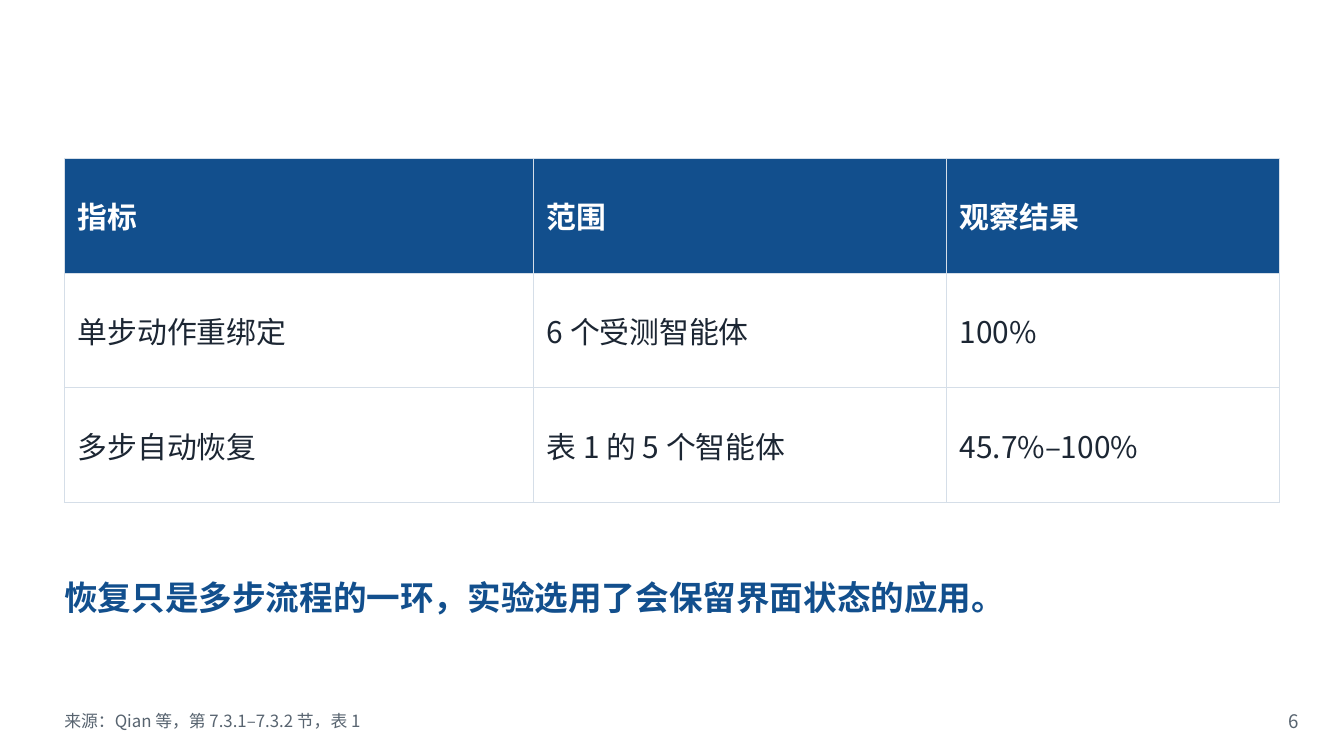
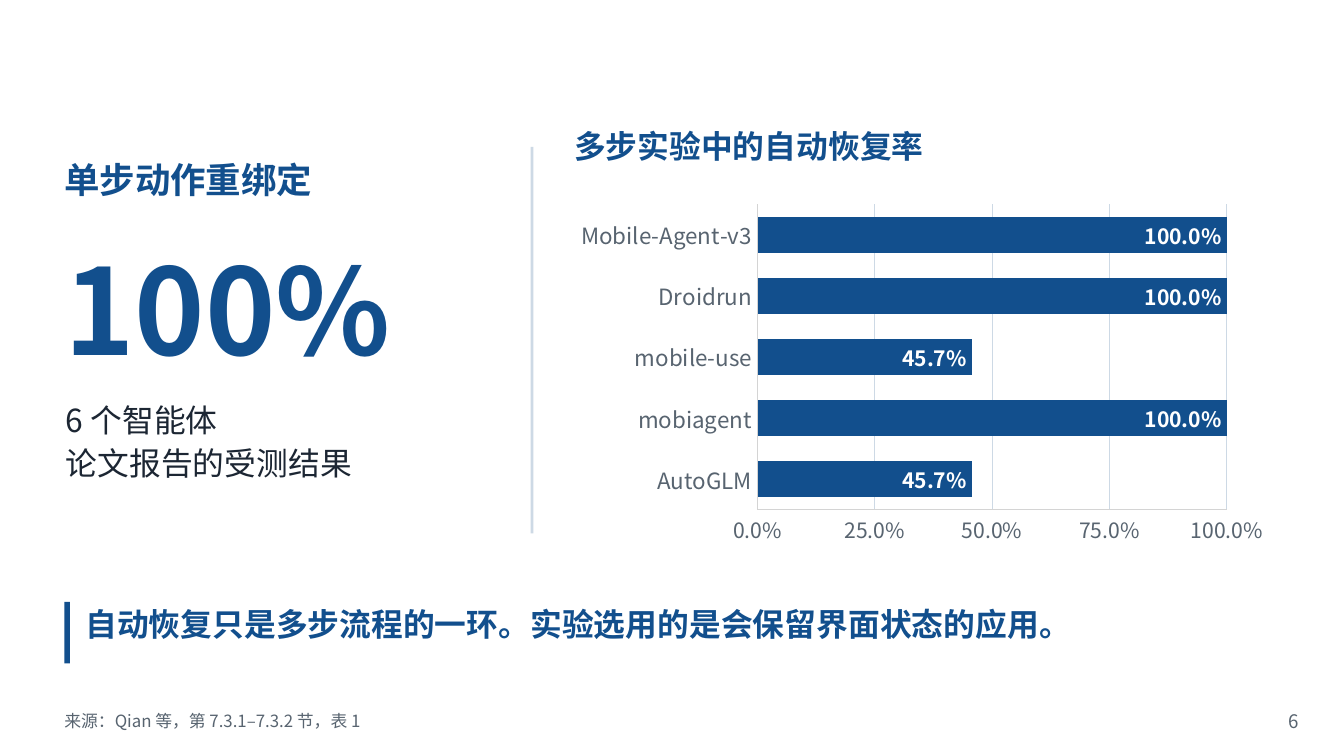
Before and after one commit to Novakru/ZJU-assignment-reports, a slide deck: slide 6 of review/presentation-zh.pptx. Drawn at 1344x756 pixels with LibreOffice and Linux fonts; fonts in the diff are those of the drawing; background and template pictures are left out. Boxes give left, top, right and bottom in pixels: in the first picture for what was removed or moved away, otherwise in the second. Text is boxed around its words. In the diff, an @@ line names an element or a change of style, - is before the commit and + after.

```diff
--- a/review/presentation-zh.pptx
+++ b/review/presentation-zh.pptx
@@ rectangle added at [531,146,534,534], fill #CDD9E5 @@
@@ text added at [574,130,924,161], 17 pt, text #124F8D, bold @@
+多步实验中的自动恢复率
@@ text added at [64,162,312,197], 19 pt, text #124F8D, bold @@
+单步动作重绑定
@@ table removed at [65,159,1279,503], 3 rows, 3 columns @@
-指标 | 范围 | 观察结果
-单步动作重绑定 | 6 个受测智能体 | 100%
-多步自动恢复 | 表 1 的 5 个智能体 | 45.7%–100%
@@ bar chart added at [567,198,1277,552] @@
+categories: AutoGLM, mobiagent, mobile-use, Droidrun, Mobile-Agent-v3
+Series 1: 0.457, 1, 0.457, 1, 1
@@ text added at [64,265,391,357], 64 pt, text #124F8D, bold @@
+100%
@@ text added at [66,405,352,478], 17 pt, text #1C2633 @@
+6 个智能体
+论文报告的受测结果
@@ rectangle added at [65,602,70,664], fill #124F8D @@
@@ text at [85,608,1070,639]: text changed; size 18 to 17 pt @@
-恢复只是多步流程的一环，实验选用了会保留界面状态的应用。
+自动恢复只是多步流程的一环。实验选用的是会保留界面状态的应用。
```
Also in this commit, not shown: 6 other slides changed, 14 other files.
